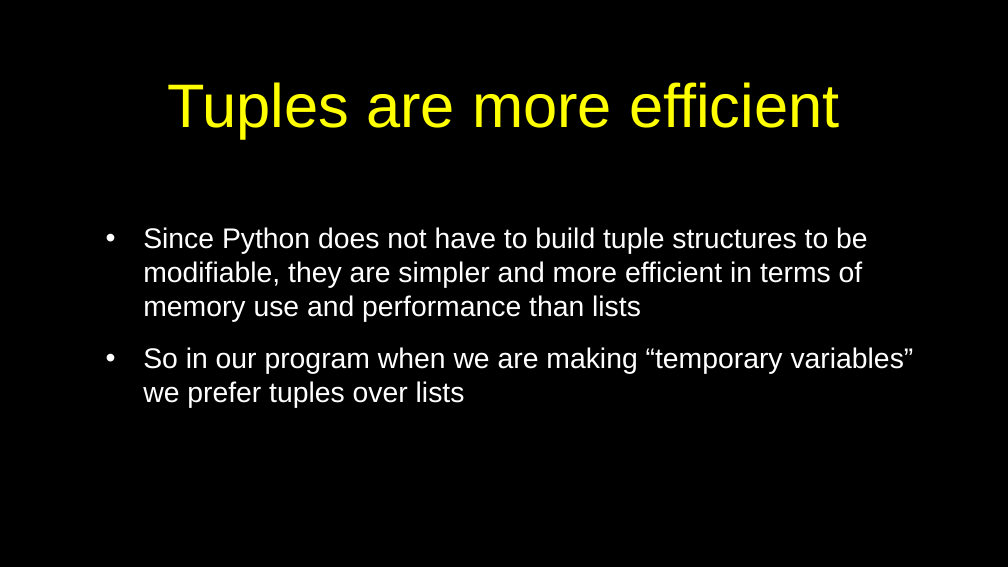
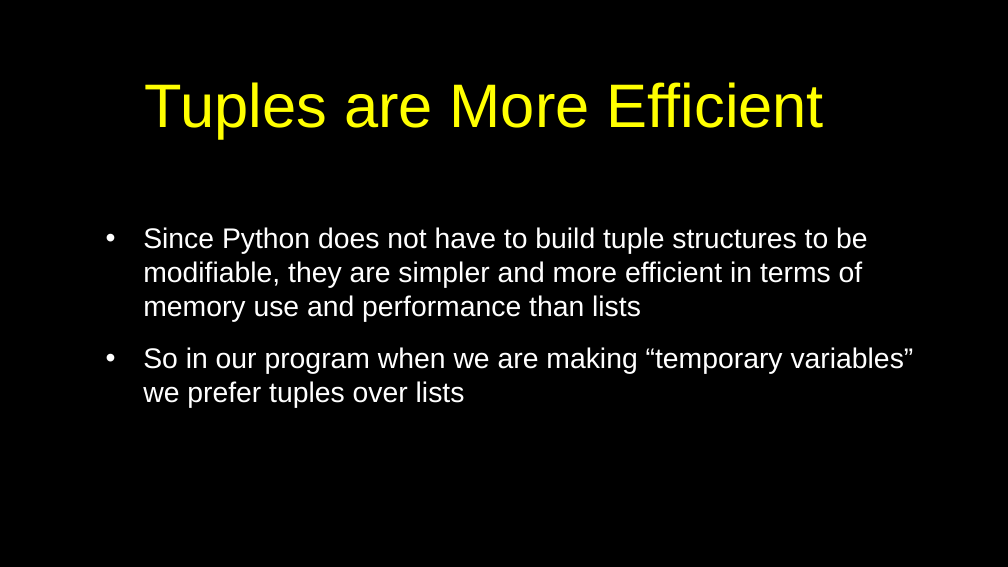
Before and after one commit to csev/py4e, a slide deck: slide 6 of lectures3/Pythonlearn-10-Tuples.pptx. Drawn at 1008x567 pixels with LibreOffice and Linux fonts; fonts in the diff are those of the drawing. Boxes give left, top, right and bottom in pixels: in the first picture for what was removed or moved away, otherwise in the second. Text is boxed around its words. In the diff, an @@ line names an element or a change of style, - is before the commit and + after.

```diff
--- a/lectures3/Pythonlearn-10-Tuples.pptx
+++ b/lectures3/Pythonlearn-10-Tuples.pptx
@@ title at bbox=[145, 82, 824, 139]: text changed @@
-Tuples are more efficient
+Tuples are More Efficient
```
Also in this commit, not shown: 13 other slides changed, 1 slide removed, 1 other file.
